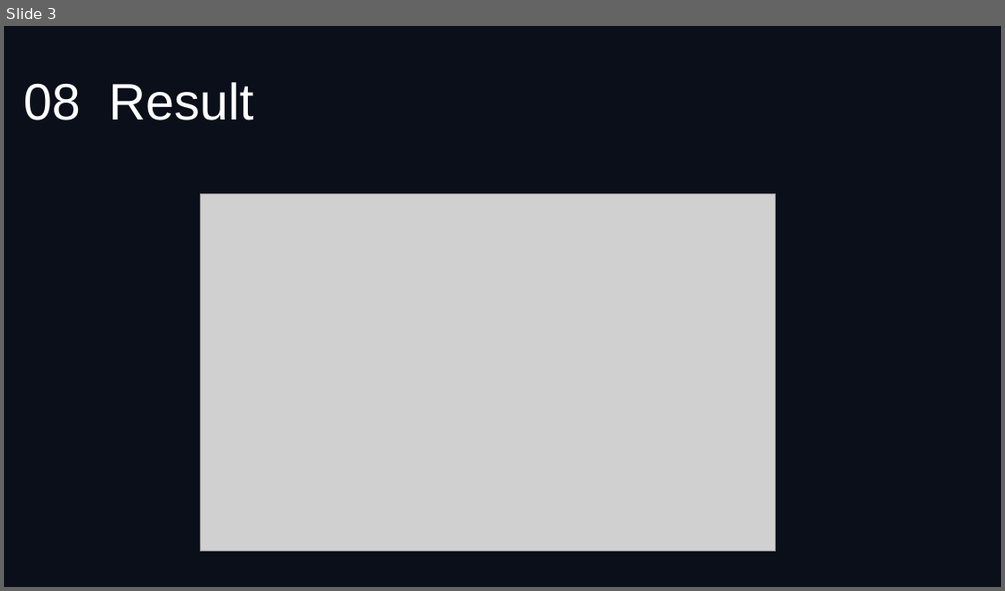
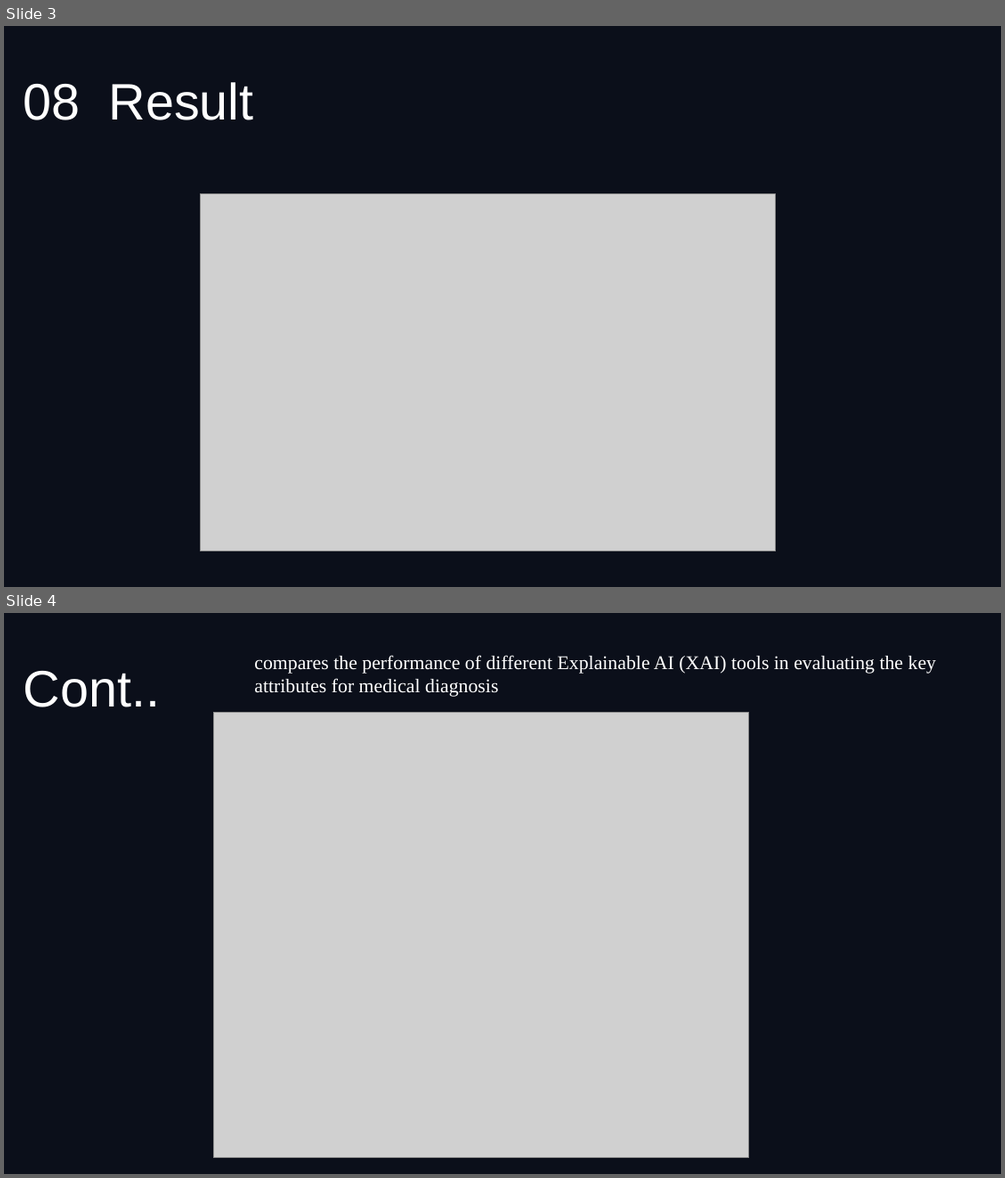
Before and after one commit to Anfal2004/XAI_M2, a slide deck: ST4CS_PPT.pptx. Shown one above the other, each under a label of ours: slide 3 before the commit, slides 3 and 4 after it. The pictures are 1005x591 and 1005x1178 pixels, drawn with LibreOffice and Linux fonts; fonts in the diff are those of the drawing; grey boxes stand for pictures; background and template pictures are left out. Boxes give left, top, right and bottom in pixels: in the first picture for what was removed or moved away, otherwise in the second. Text is boxed around its words. In the diff, an @@ line names an element or a change of style, - is before the commit and + after.

```diff
--- a/ST4CS_PPT.pptx
+++ b/ST4CS_PPT.pptx
@@ slide 4 added at <box>4,613,1001,1174</box>, background picture (left out) @@
@@ text added at <box>254,655,936,697</box>, 14 pt, text #FFFFFF @@
+compares the performance of different Explainable AI (XAI) tools in evaluating the key attributes for medical diagnosis
@@ title added at <box>24,671,160,707</box>, 37 pt, text #FFFFFF @@
+Cont..
@@ picture added at <box>213,713,749,1158</box> @@
```
Also in this commit, not shown: 4 other slides added.
